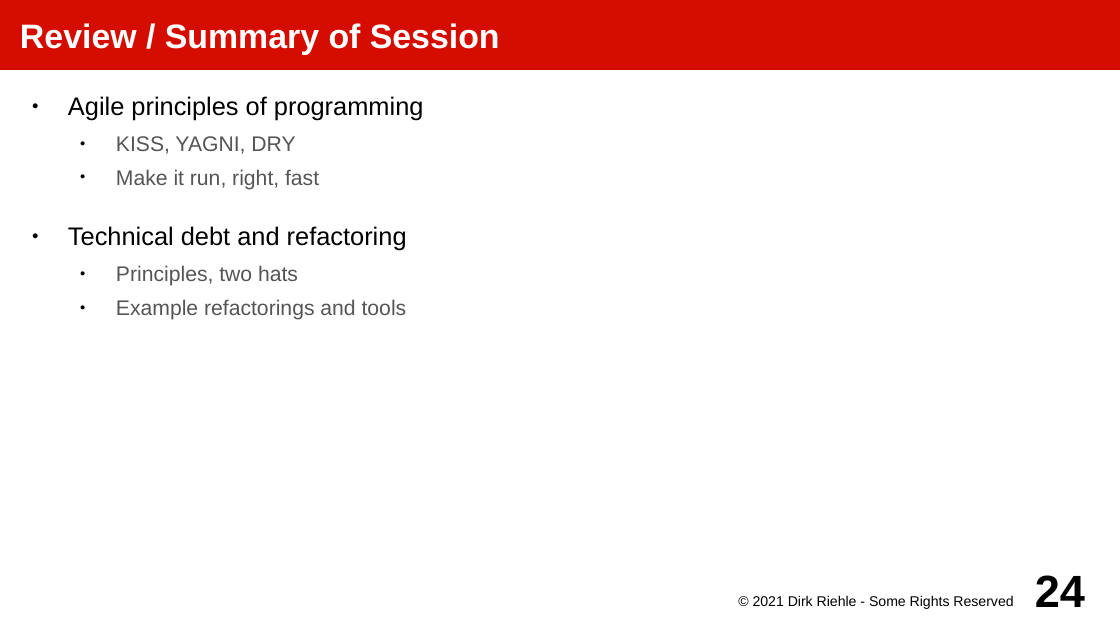
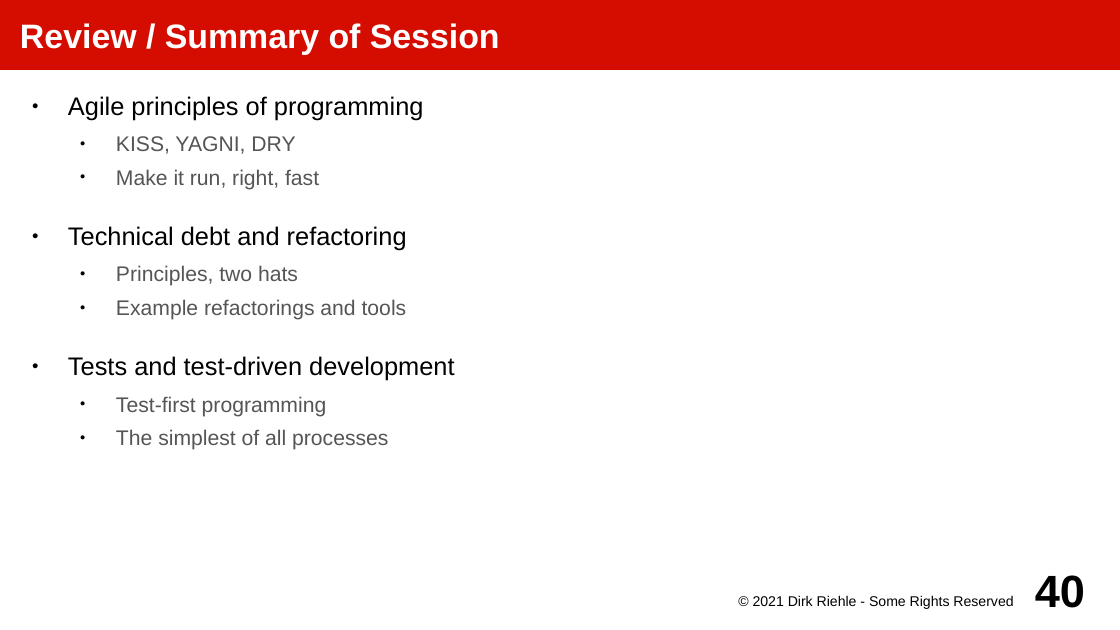
Before and after one commit to dirkriehle/amos-course, a slide deck: slide 40 of Lecture slides/AMOS E02 - Programming Practices.odp (slide 24 before the commit). Drawn at 1120x630 pixels with LibreOffice and Linux fonts; fonts in the diff are those of the drawing. Boxes give left, top, right and bottom in pixels: in the first picture for what was removed or moved away, otherwise in the second. Text is boxed around its words. In the diff, an @@ line names an element or a change of style, - is before the commit and + after.

Commit message:
Updated Part E slides on software development

```diff
--- a/Lecture slides/AMOS E02 - Programming Practices.odp
+++ b/Lecture slides/AMOS E02 - Programming Practices.odp
@@ text at bbox=[68, 356, 454, 450]: paragraphs added @@
+● Tests and test-driven development
+  ● Test-first programming
+  ● The simplest of all processes
@@ page number at bbox=[1035, 575, 1085, 608]: text changed @@
-24
+40
```
Also in this commit, not shown: 3 other slides changed, 16 slides added, 8 other files.
